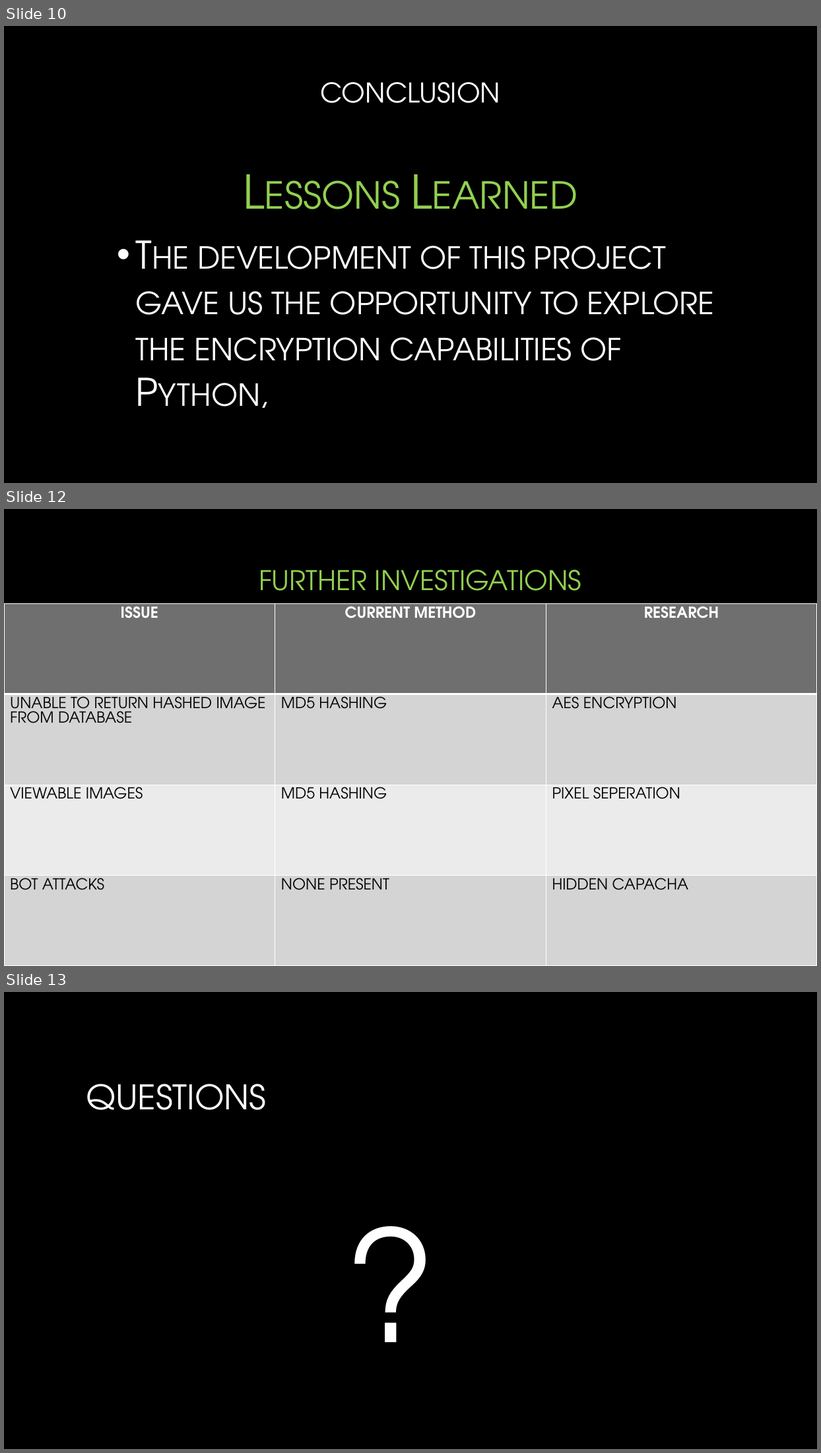
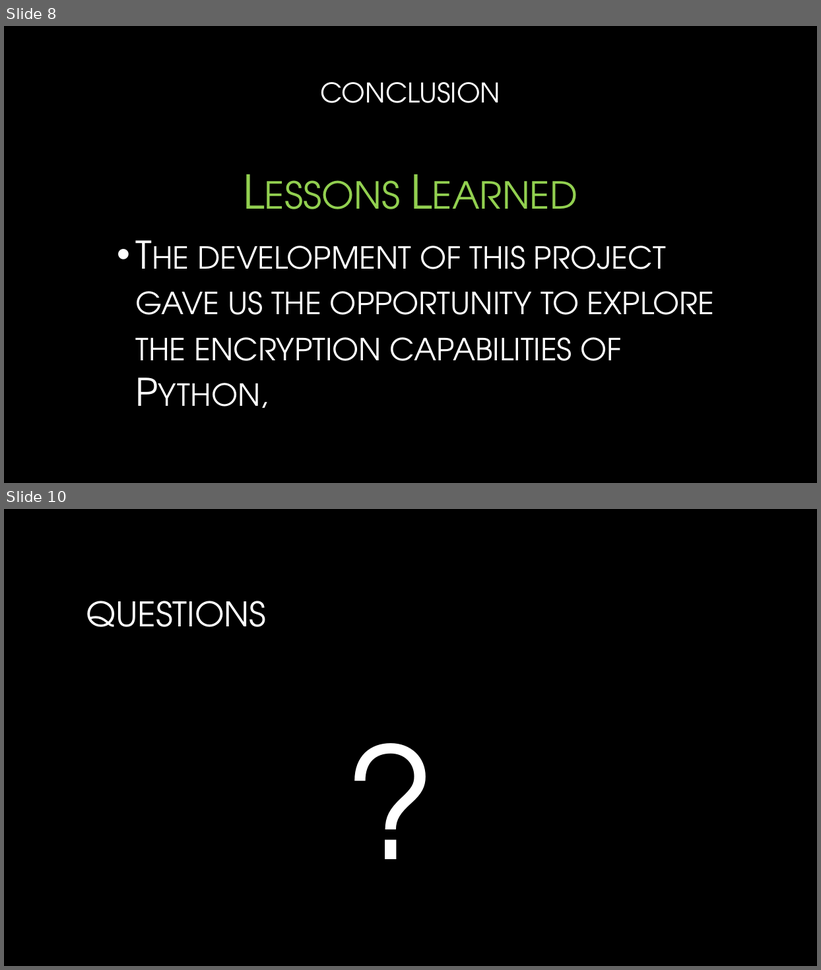
Before and after one commit to sigmundv/encrypt-image, a slide deck: Sigmund_Vestergaard_16140435_Martin_O'Sullivan_16135024.pptx. Shown one above the other, each under a label of ours: slides 10, 12 and 13 before the commit, slides 8 and 10 after it; the slides between them are not shown. The pictures are 821x1453 and 821x970 pixels, drawn with LibreOffice and Linux fonts; fonts in the diff are those of the drawing; background and template pictures are left out. Boxes give left, top, right and bottom in pixels: in the first picture for what was removed or moved away, otherwise in the second. Text is boxed around its words. In the diff, an @@ line names an element or a change of style, - is before the commit and + after.

```diff
--- a/Sigmund_Vestergaard_16140435_Martin_O'Sullivan_16135024.pptx
+++ b/Sigmund_Vestergaard_16140435_Martin_O'Sullivan_16135024.pptx
@@ slide 12 removed at (4,509,817,966), background picture (left out) @@
@@ title removed at (259,570,582,591) @@
-FURTHER INVESTIGATIONS
@@ table removed at (4,603,816,966), 4 rows, 3 columns @@
-ISSUE | CURRENT METHOD | RESEARCH
-UNABLE TO RETURN HASHED IMAGE FROM DATABASE | MD5 HASHING | AES ENCRYPTION
-VIEWABLE IMAGES | MD5 HASHING | PIXEL SEPERATION
-BOT ATTACKS | NONE PRESENT | HIDDEN CAPACHA
@@ what was slide 10 is now slide 8 @@
@@ what was slide 13 is now slide 10 @@
```
Also in this commit, not shown: 3 slides changed, 1 slide added, 3 other slides removed.
